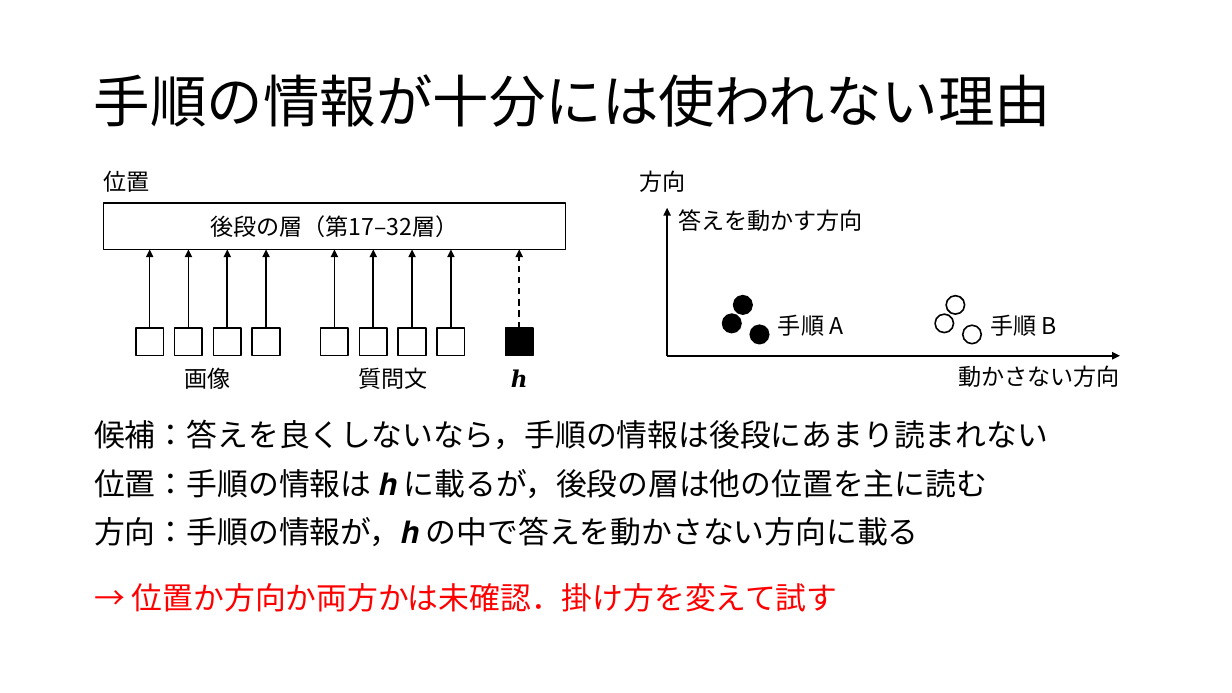
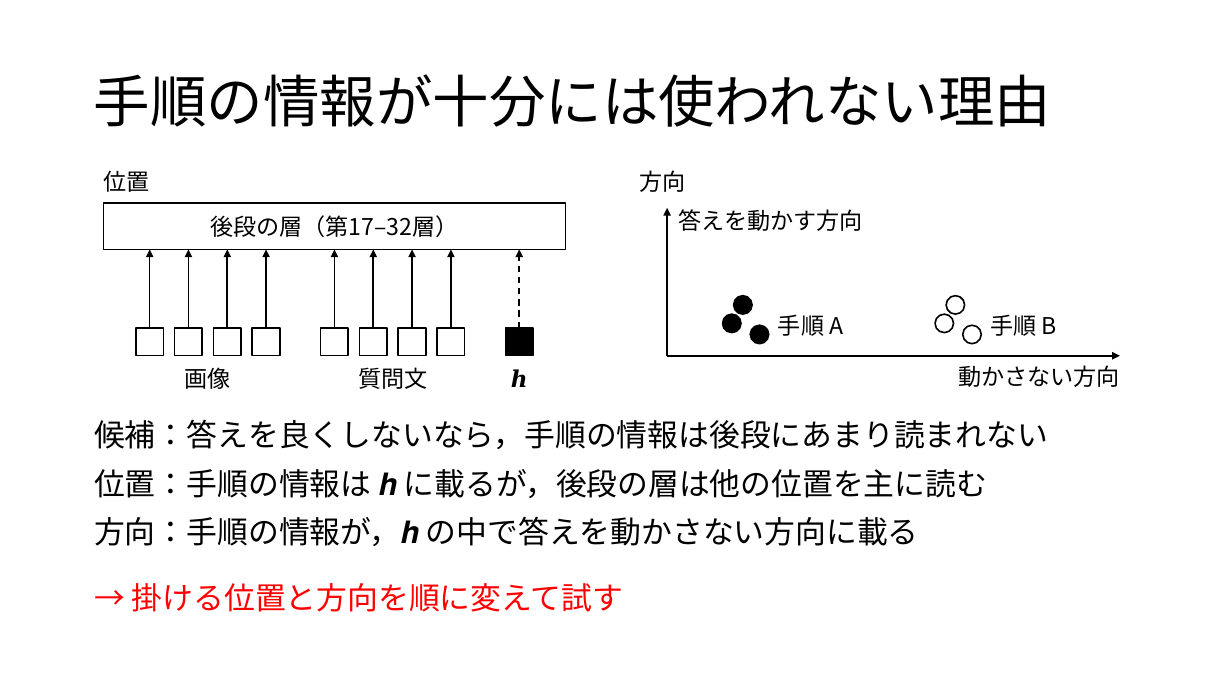
Before and after one commit to tomoking2004/taskalign, a slide deck: slide 3 of presentations/20261120_進捗報告.pptx. Drawn at 1232x693 pixels with LibreOffice and Linux fonts; fonts in the diff are those of the drawing. Boxes give left, top, right and bottom in pixels: in the first picture for what was removed or moved away, otherwise in the second. Text is boxed around its words. In the diff, an @@ line names an element or a change of style, - is before the commit and + after.

Commit message:
docs: trim the 20 November progress report
- 20261120_進捗報告.pptx：5枚目の図の行を「第32層／⋮／第16層／⋮／第1層」にし，全32層を測ることを示した（本人の指摘）．第8・24層に整合を掛けた試走2本は，図の層と同じ語で書くと測る層に見えるので，スライドから外した（研究文書 §8.5 第1歩には残る）．あわせて全8枚から，題や図が既に言っている行を外して6行減らした——2枚目の件数，3枚目の赤字の2文を1文に，5枚目の「マス」と「測る」，7・8枚目の「ねらい」．7枚目の図の「候補」は3枚目の「候補」と別のものなので「選ぶ先」とした
- principles.md：ほかの所が既に言っていることは行にせず，文の数を伝わる範囲で最も少なくする（本人の指示，2026-11-19）．図の軸が一部だけなら略した印で全体を示し，脇の測定を軸の一部に見せない（本人の指摘，同日）
- 確定前の走査：PowerPoint で開いて8枚を画像で確かめた．validate.py に合格し，文字の走査とメモはどちらも 0 件，PDF の書体は游明朝と Cambria Math だけだった．この直しには検査役を立てていない

```diff
--- a/presentations/20261120_進捗報告.pptx
+++ b/presentations/20261120_進捗報告.pptx
@@ text at bbox=[132, 583, 623, 612]: text changed @@
-→ 位置か方向か両方かは未確認．掛け方を変えて試す
+→ 掛ける位置と方向を順に変えて試す
```
Also in this commit, not shown: 4 other slides changed, 1 other file.
